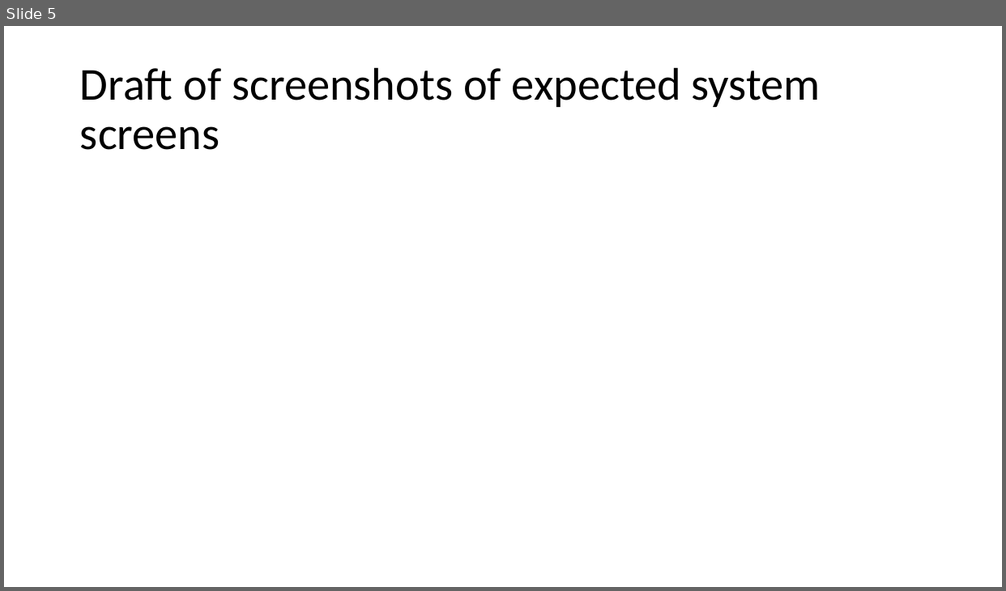
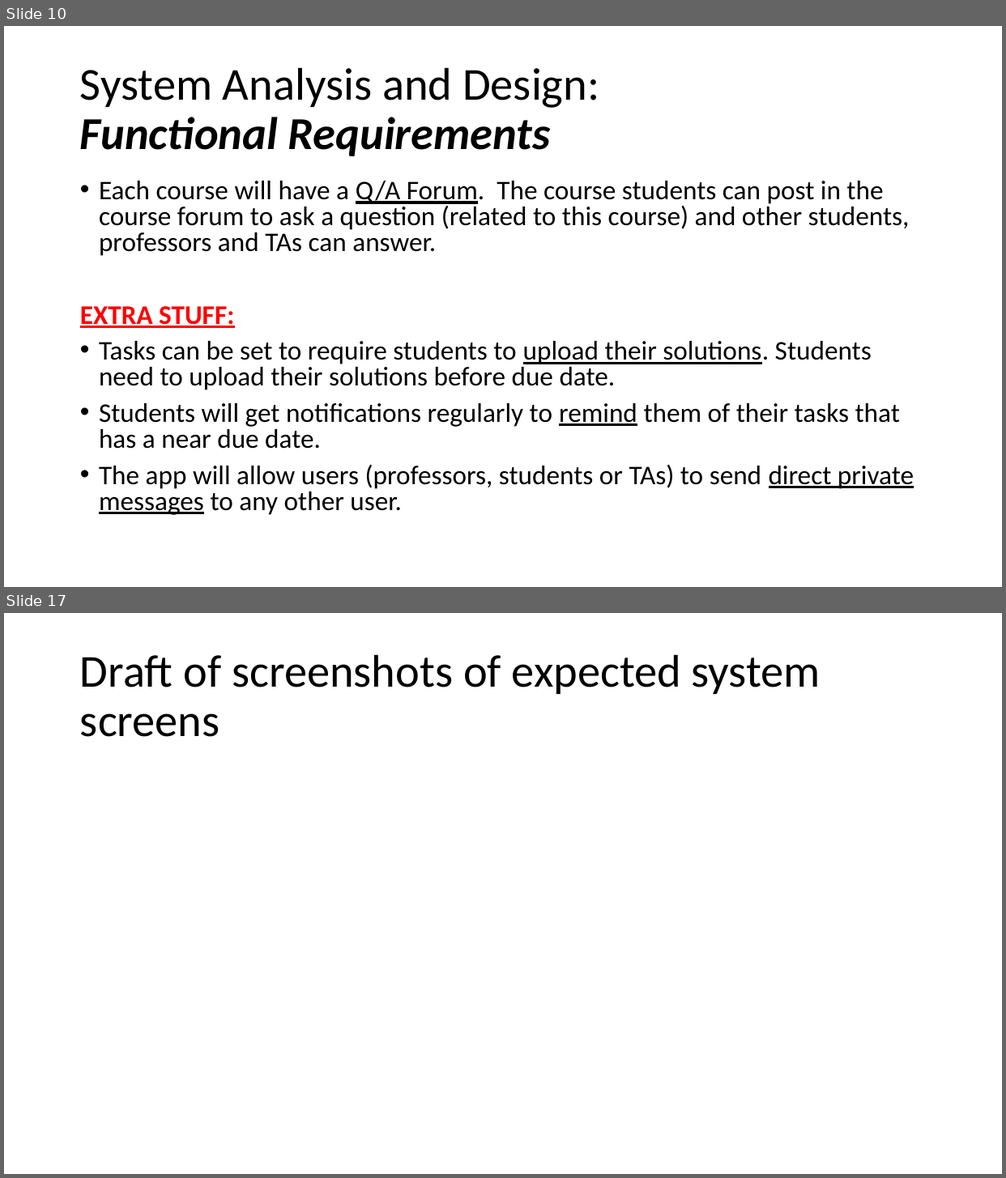
Before and after one commit to FCI-E-campus/fci-e-campus-docs, a slide deck: Mid-year document & presentation/FCI-CU-GP-Midyear-Presentation.pptx. Shown one above the other, each under a label of ours: slide 5 before the commit, slides 10 and 17 after it; the slides between them are not shown. The pictures are 1006x591 and 1006x1178 pixels, drawn with LibreOffice and Linux fonts; fonts in the diff are those of the drawing. Boxes give left, top, right and bottom in pixels: in the first picture for what was removed or moved away, otherwise in the second. Text is boxed around its words. In the diff, an @@ line names an element or a change of style, - is before the commit and + after.

Commit message:
modifications made to functional reqs & mid-year presentation files

```diff
--- a/Mid-year document & presentation/FCI-CU-GP-Midyear-Presentation.pptx
+++ b/Mid-year document & presentation/FCI-CU-GP-Midyear-Presentation.pptx
@@ slide 10 added at [4,26,1002,587], background #FFFFFF @@
@@ title added at [80,67,599,156], 44 pt, text #000000 @@
+System Analysis and Design:
+Functional Requirements
@@ text added at [80,181,914,515], 25.9 pt, text #000000 @@
+• Each course will have a Q/A Forum. The course students can post in the course forum to ask a question (related to this course) and other students, professors and TAs can answer.
+EXTRA STUFF:
+• Tasks can be set to require students to upload their solutions. Students need to upload their solutions before due date.
+• Students will get notifications regularly to remind them of their tasks that has a near due date.
+• The app will allow users (professors, students or TAs) to send direct private messages to any other user.
@@ what was slide 5 is now slide 17 @@
```
Also in this commit, not shown: 4 slides changed, 11 other slides added, 4 other files.
